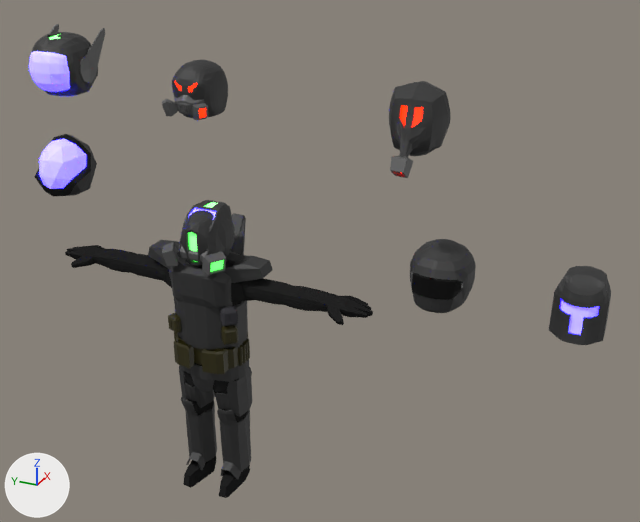
The Blender file Assets/player/player.blend: old version first, new version second.
Rendered twice from a 50 mm lens placed at (-24.8, -15.5, 11.9), pointed at (1.1, -3.9, -1.1). Arrows for +X, +Y and +Z are at lower left; the lights stay in place.
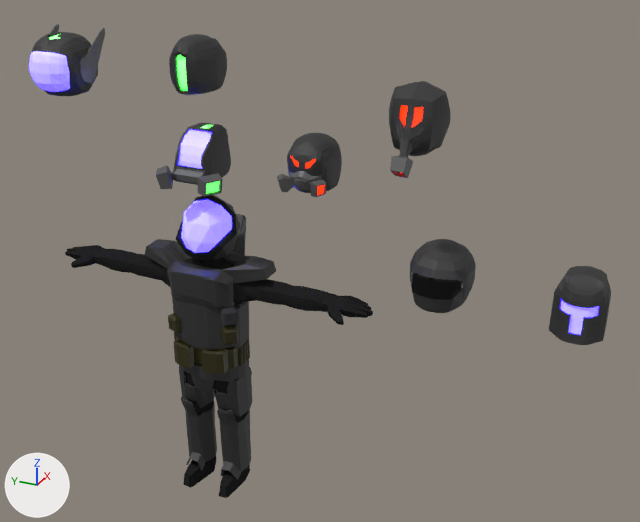
Changed parts and their boxes (x1, y1, x2, y2) in the pictures (640 x 522 px):
'Cube.002', rescaled: before (148, 213, 273, 350); after (144, 214, 276, 350)
'Icosphere', moved: before (34, 134, 97, 196); after (176, 195, 240, 260)
'Cube.015', moved: before (162, 60, 228, 120); after (277, 133, 342, 197)
'Cube.004', moved: before (162, 200, 234, 275); after (156, 123, 231, 197)
'Cube.016', moved: before (182, 210, 234, 266); after (169, 34, 227, 95)

Diff of the bpy script that builds the scene:
```diff
--- a/Assets/player/player.blend.py
+++ b/Assets/player/player.blend.py
@@ ob_cube_002 @@
 ob_cube_002.location = (0.0, 0.0, -3.38)
-ob_cube_002.scale = (0.87, 1.3, 1.0)
+ob_cube_002.scale = (0.87, 1.38, 1.0)
 _m = ob_cube_002.modifiers.new('Decimate', 'DECIMATE')
@@ ob_cube_004 @@
 ob_cube_004 = bpy.data.objects.new('Cube.004', me_cube_006)
-ob_cube_004.location = (0.0, 0.0, 0.0)
+ob_cube_004.location = (0.0, 0.0, 2.84)
 ob_cube_004.scale = (0.876, 0.905, 0.797)
@@ ob_icosphere @@
 ob_icosphere = bpy.data.objects.new('Icosphere', me_icosphere)
-ob_icosphere.location = (0.0, 6.04, 1.45)
+ob_icosphere.location = (0.0, 0.0, 0.0)
 ob_icosphere.scale = (1.18, 1.18, 1.18)
@@ ob_cube_015 @@
 ob_cube_015 = bpy.data.objects.new('Cube.015', me_cube_008)
-ob_cube_015.location = (0.0, 0.0, 5.09)
+ob_cube_015.location = (0.0, -4.14, 3.1)
 ob_cube_015.rotation_euler = (0.0, -0.0392, 0.0)  # degrees (0, -2.2, 0)
@@ ob_cube_016 @@
 ob_cube_016 = bpy.data.objects.new('Cube.016', me_cube_017)
-ob_cube_016.location = (0.0, 0.0, 0.0)
+ob_cube_016.location = (0.0, 0.0, 6.03)
 ob_cube_016.scale = (1.13, 0.945, 1.17)
```
